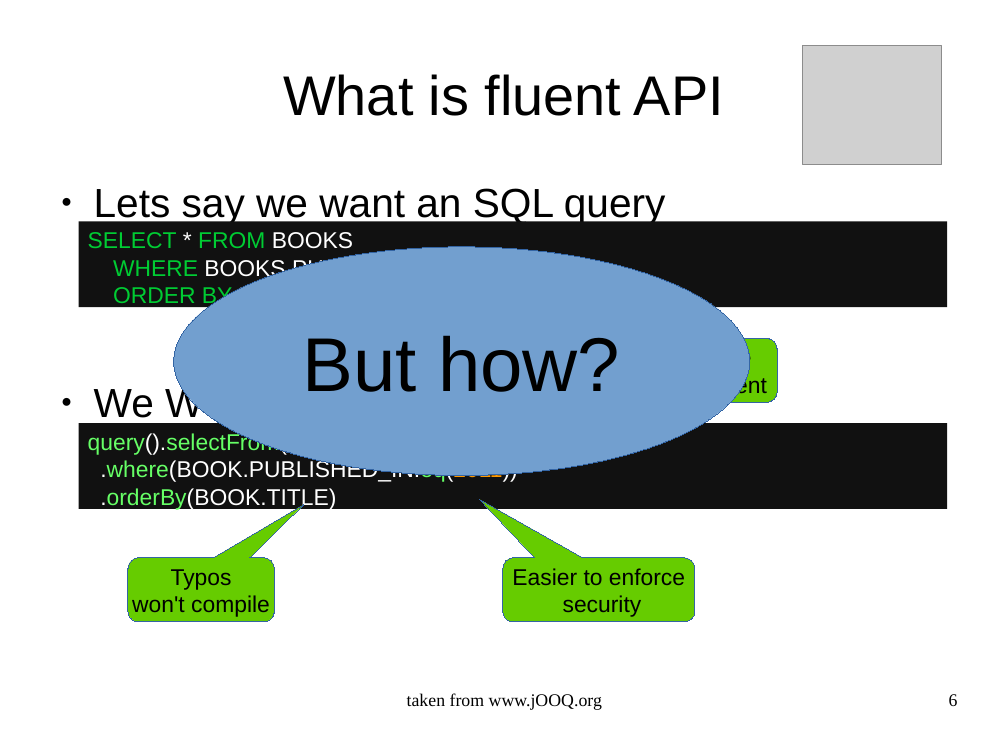
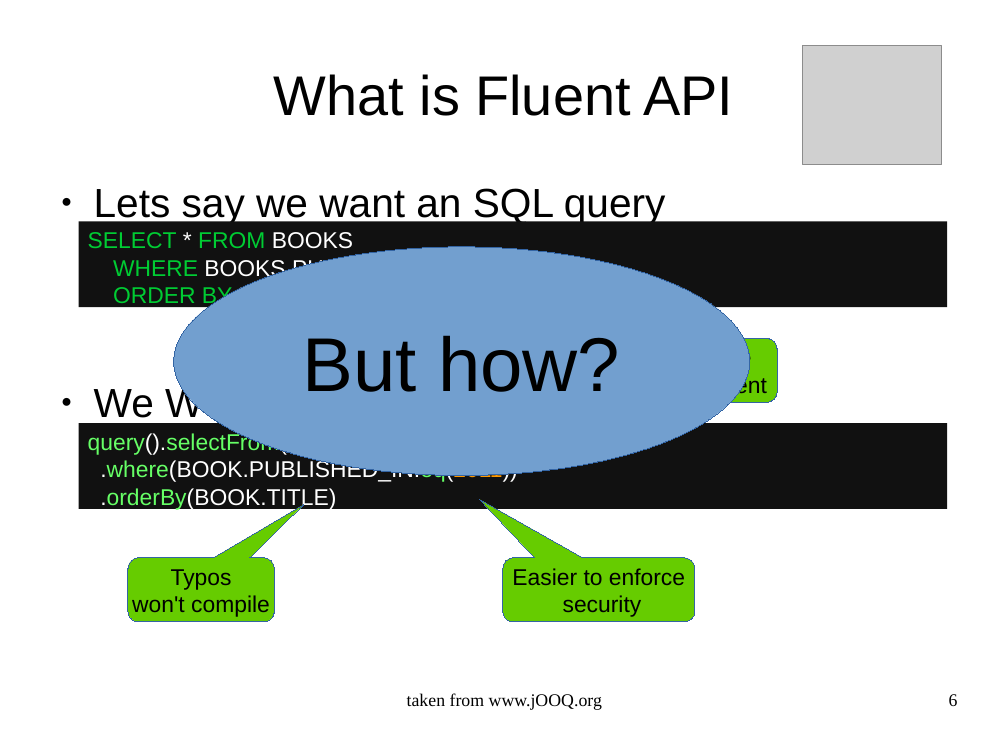
Before and after one commit to OriRoth/fling, a slide deck: slide 6 of Manuscripts/Thesis Seminar/Thesis Seminar.odp. Drawn at 1008x756 pixels with LibreOffice and Linux fonts; fonts in the diff are those of the drawing; grey boxes stand for pictures. Boxes give left, top, right and bottom in pixels: in the first picture for what was removed or moved away, otherwise in the second. Text is boxed around its words. In the diff, an @@ line names an element or a change of style, - is before the commit and + after.

```diff
--- a/Manuscripts/Thesis Seminar/Thesis Seminar.odp
+++ b/Manuscripts/Thesis Seminar/Thesis Seminar.odp
@@ title at [274, 74, 733, 116]: text changed @@
-What is fluent API
+What is Fluent API
```
Also in this commit, not shown: 10 other slides changed, 4 slides added, 1 slide removed, 5 other files.
